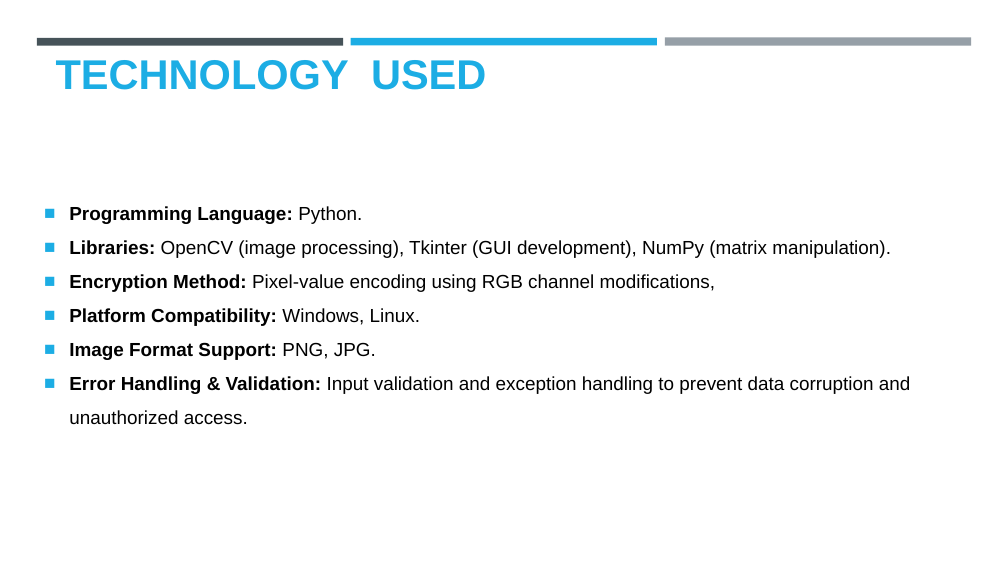
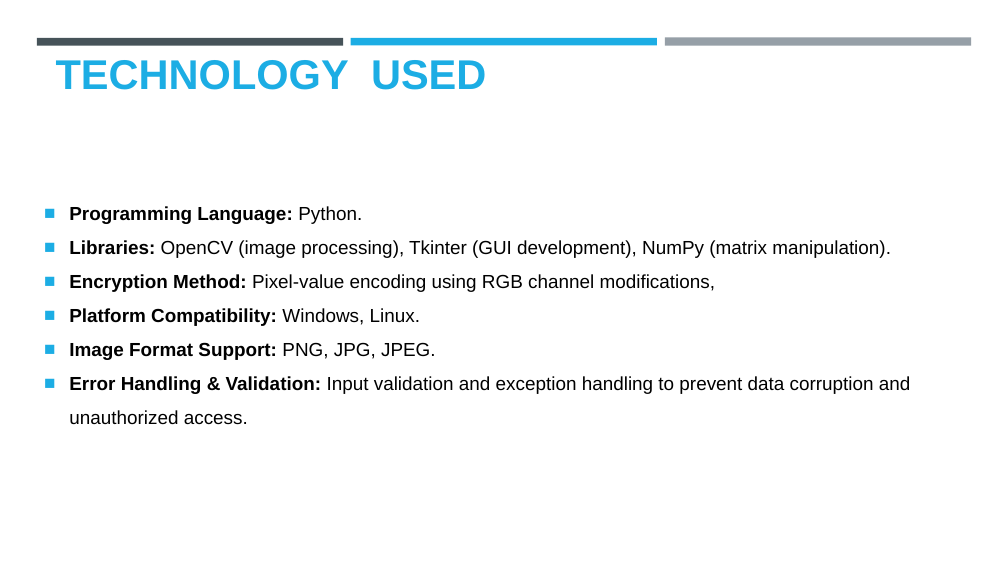
Before and after one commit to KarunyaChavan/Steganography-Edunet_Cybersecurity-Internship-2025, a slide deck: slide 4 of EduNet_CyberSecurity_Steganography.pptx. Drawn at 1008x567 pixels with LibreOffice and Linux fonts; fonts in the diff are those of the drawing; background and template pictures are left out. Boxes give left, top, right and bottom in pixels: in the first picture for what was removed or moved away, otherwise in the second. Text is boxed around its words. In the diff, an @@ line names an element or a change of style, - is before the commit and + after.

```diff
--- a/EduNet_CyberSecurity_Steganography.pptx
+++ b/EduNet_CyberSecurity_Steganography.pptx
@@ text at box(69, 342, 436, 360): text changed @@
-■ Image Format Support: PNG, JPG.
+■ Image Format Support: PNG, JPG, JPEG.
```
Also in this commit, not shown: 3 other slides changed.
